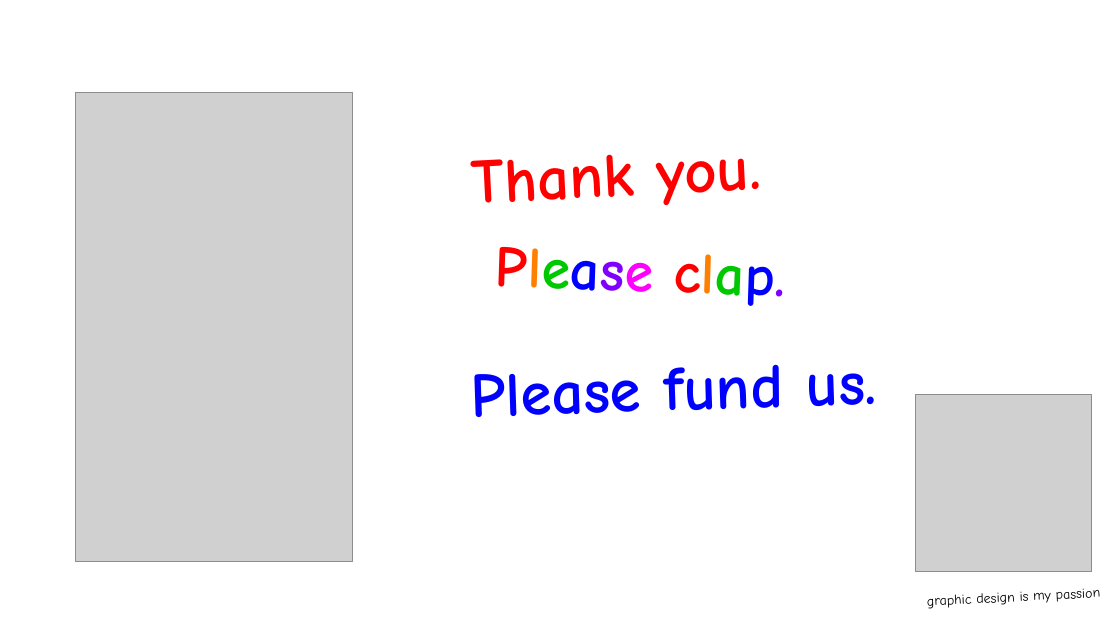
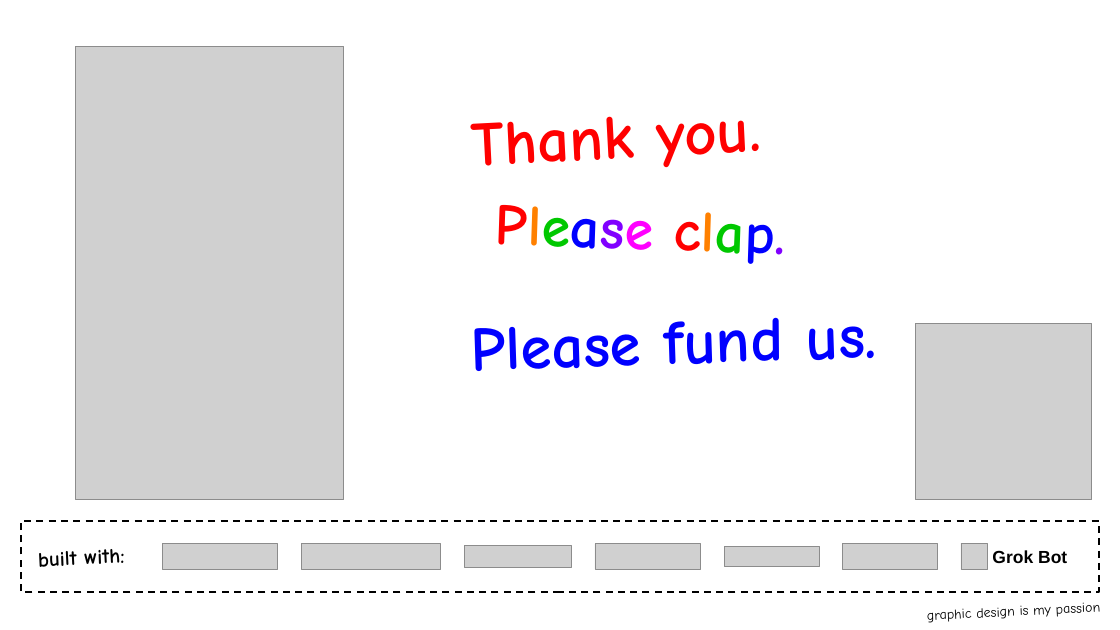
Before and after one commit to Comradevnn/chartitable, a slide deck: slide 6 of docs/presentation/Chartitable.pptx. Drawn at 1120x630 pixels with LibreOffice and Linux fonts; fonts in the diff are those of the drawing; grey boxes stand for pictures. Boxes give left, top, right and bottom in pixels: in the first picture for what was removed or moved away, otherwise in the second. Text is boxed around its words. In the diff, an @@ line names an element or a change of style, - is before the commit and + after.

```diff
--- a/docs/presentation/Chartitable.pptx
+++ b/docs/presentation/Chartitable.pptx
@@ picture: place and size @@
-picture at bbox=[76, 92, 353, 561]
+picture at bbox=[76, 46, 344, 500]
@@ text "Thank you.": place and size @@
-text "Thank you." at bbox=[472, 154, 761, 205]
+text "Thank you." at bbox=[472, 116, 761, 167]
@@ text "Please clap.": place and size @@
-text "Please clap." at bbox=[495, 247, 786, 306]
+text "Please clap." at bbox=[495, 205, 786, 264]
@@ text "Please fund us.": place and size @@
-text "Please fund us." at bbox=[471, 364, 877, 417]
+text "Please fund us." at bbox=[471, 317, 877, 371]
@@ picture: place and size @@
-picture at bbox=[916, 395, 1092, 571]
+picture at bbox=[916, 323, 1092, 500]
@@ rectangle added at bbox=[21, 521, 1099, 592], fill #FFFFFF, outline #000000 1.5 pt dashed @@
@@ text added at bbox=[38, 549, 125, 567], 18 pt, text #000000, bold @@
+built with:
@@ picture added at bbox=[162, 544, 277, 569] @@
@@ picture added at bbox=[302, 544, 441, 569] @@
@@ picture added at bbox=[465, 546, 572, 568] @@
@@ picture added at bbox=[595, 544, 701, 569] @@
@@ picture added at bbox=[724, 546, 819, 566] @@
@@ picture added at bbox=[843, 544, 938, 571] @@
@@ picture added at bbox=[961, 544, 988, 571] @@
@@ text added at bbox=[992, 550, 1067, 563], 15 pt, text #000000, bold @@
+Grok Bot
@@ text "graphic design is my passion": place and size @@
-text "graphic design is my passion" at bbox=[927, 592, 1051, 609]
+text "graphic design is my passion" at bbox=[927, 606, 1051, 623]
```
Also in this commit, not shown: 6 other files.
